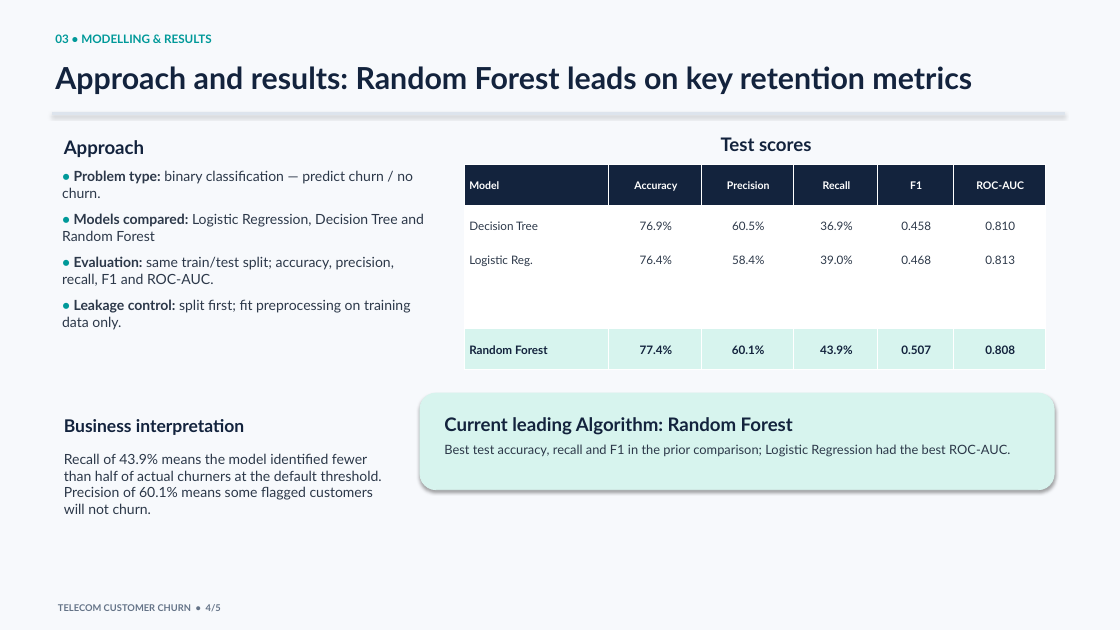
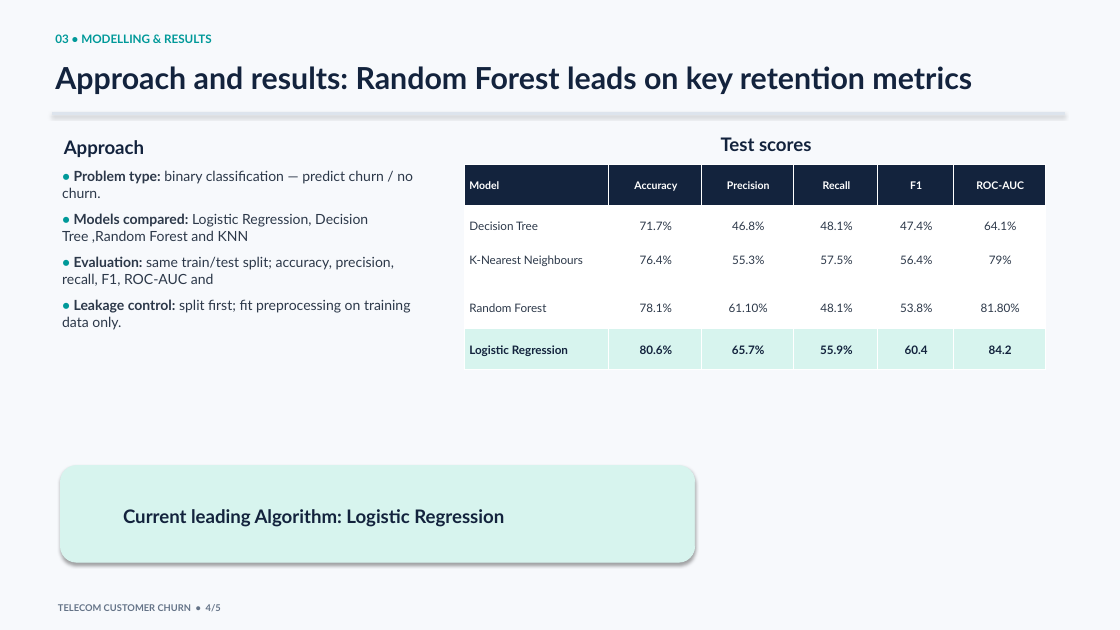
Before and after one commit to Gifted199/ds-october-2026-week1, a slide deck: slide 4 of Presentation/Week 1 Mini Project.pptx. Drawn at 1120x630 pixels with LibreOffice and Linux fonts; fonts in the diff are those of the drawing. Boxes give left, top, right and bottom in pixels: in the first picture for what was removed or moved away, otherwise in the second. Text is boxed around its words. In the diff, an @@ line names an element or a change of style, - is before the commit and + after.

```diff
--- a/Presentation/Week 1 Mini Project.pptx
+++ b/Presentation/Week 1 Mini Project.pptx
@@ table at (465,164,1046,370) @@
-row 2: Decision Tree | 76.9% | 60.5% | 36.9% | 0.458 | 0.810
+row 2: Decision Tree | 71.7% | 46.8% | 48.1% | 47.4% | 64.1%
-row 3: Logistic Reg. | 76.4% | 58.4% | 39.0% | 0.468 | 0.813
+row 3: K-Nearest Neighbours | 76.4% | 55.3% | 57.5% | 56.4% | 79%
-row 4:  |  |  |  |  | 
+row 4: Random Forest | 78.1% | 61.10% | 48.1% | 53.8% | 81.80%
-row 5: Random Forest | 77.4% | 60.1% | 43.9% | 0.507 | 0.808
+row 5: Logistic Regression | 80.6% | 65.7% | 55.9% | 60.4 | 84.2
@@ text at (62,213,394,286): text changed @@
-• Models compared: Logistic Regression, Decision Tree and Random Forest
-• Evaluation: same train/test split; accuracy, precision, recall, F1 and ROC-AUC.
+• Models compared: Logistic Regression, Decision Tree ,Random Forest and KNN
+• Evaluation: same train/test split; accuracy, precision, recall, F1, ROC-AUC and
@@ text removed at (64,419,244,435) @@
-Business interpretation
@@ text removed at (444,444,1010,457) @@
-Best test accuracy, recall and F1 in the prior comparison; Logistic Regression had the best ROC-AUC.
@@ rounded rectangle: place and size @@
-rounded rectangle at (420,393,1054,490)
+rounded rectangle at (60,465,695,562)
@@ text removed at (64,453,382,514) @@
-Recall of 43.9% means the model identified fewer than half of actual churners at the default threshold. Precision of 60.1% means some flagged customers will not churn.
@@ text at (123,509,504,527): text changed @@
-Current leading Algorithm: Random Forest
+Current leading Algorithm: Logistic Regression
```
Also in this commit, not shown: 1 other slide changed, 1 slide added, 1 slide removed, 6 other files.
